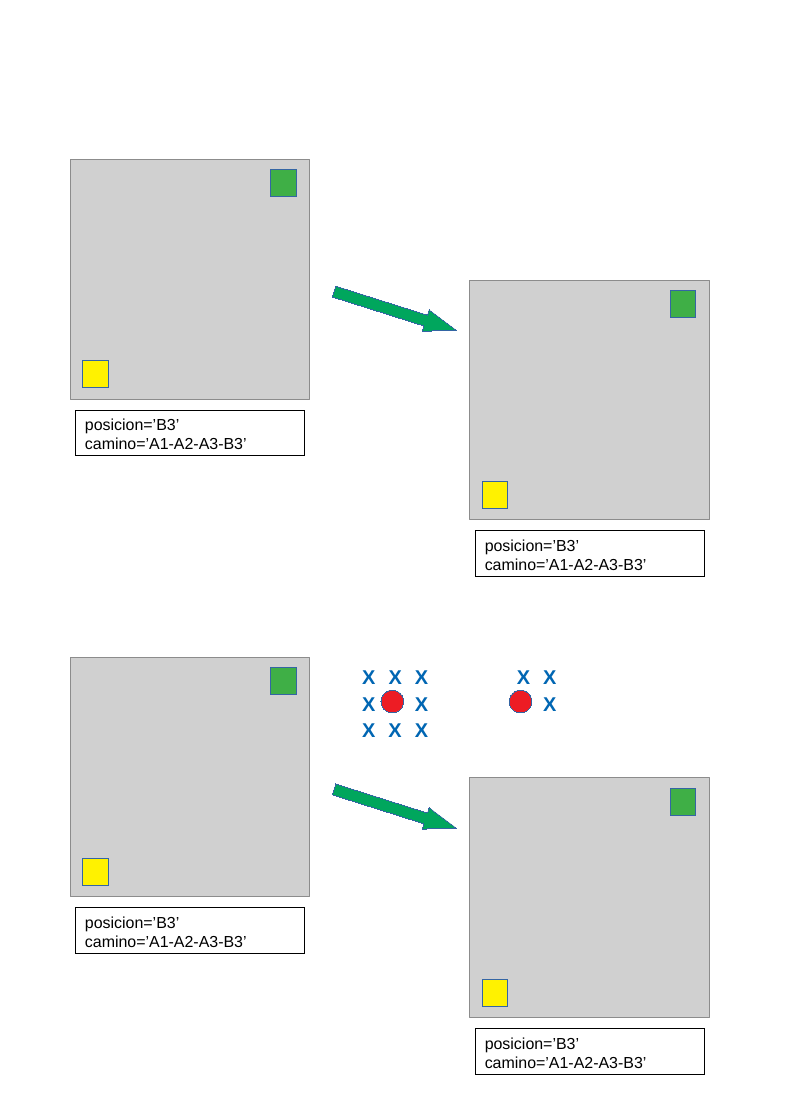
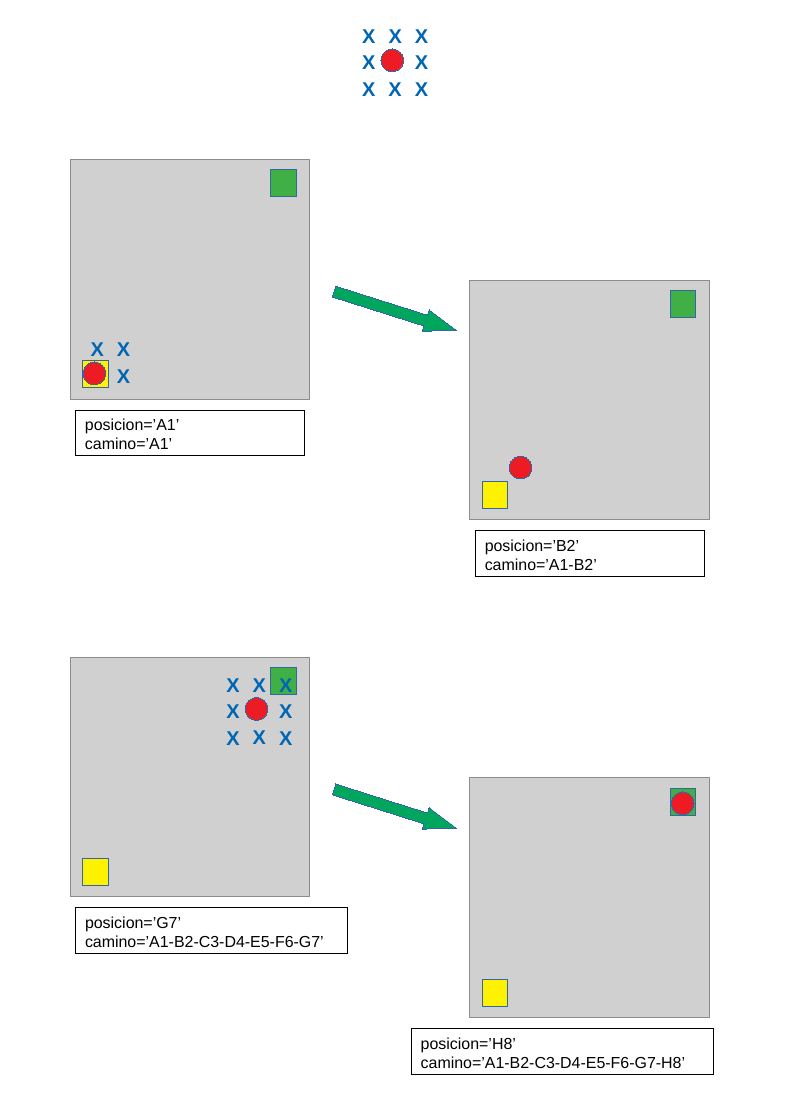
Before and after one commit to fabhrius/La-Cosa, a slide deck: slide 28 of capitulos/3 - Resolver un problema simple/Resolviendo un problema simple.odp. Drawn at 792x1120 pixels with LibreOffice and Linux fonts; fonts in the diff are those of the drawing; grey boxes stand for pictures. Boxes give left, top, right and bottom in pixels: in the first picture for what was removed or moved away, otherwise in the second. Text is boxed around its words. In the diff, an @@ line names an element or a change of style, - is before the commit and + after.

```diff
--- a/capitulos/3 - Resolver un problema simple/Resolviendo un problema simple.odp
+++ b/capitulos/3 - Resolver un problema simple/Resolviendo un problema simple.odp
@@ text "X": place and size @@
-text "X" at box(415, 670, 428, 684)
+text "X" at box(362, 29, 375, 43)
@@ text "X": place and size @@
-text "X" at box(388, 723, 401, 737)
+text "X" at box(389, 29, 402, 43)
@@ text "X": place and size @@
-text "X" at box(543, 670, 556, 684)
+text "X" at box(415, 29, 428, 43)
@@ text "X": place and size @@
-text "X" at box(362, 697, 375, 711)
+text "X" at box(362, 55, 375, 69)
@@ ellipse: place and size @@
-ellipse at box(381, 690, 404, 713)
+ellipse at box(381, 49, 404, 72)
@@ text added at box(415, 55, 428, 69), 15 pt, text #0066B3, bold @@
+X
@@ text "X": place and size @@
-text "X" at box(389, 670, 402, 684)
+text "X" at box(362, 82, 375, 96)
@@ text "X": place and size @@
-text "X" at box(543, 697, 556, 711)
+text "X" at box(388, 82, 401, 96)
@@ text "X": place and size @@
-text "X" at box(517, 670, 530, 684)
+text "X" at box(415, 82, 428, 96)
@@ text "X" rewrapped from box(362, 670, 375, 684) to box(91, 342, 104, 361) @@
@@ text "X": place and size @@
-text "X" at box(415, 697, 428, 711)
+text "X" at box(117, 342, 130, 356)
@@ text "X": place and size @@
-text "X" at box(362, 723, 375, 737)
+text "X" at box(117, 369, 130, 383)
@@ ellipse added at box(83, 362, 106, 385), fill #ED1C24, outline #3465A4 0 pt @@
@@ text in rectangle at box(85, 418, 179, 449): text changed @@
-posicion=’B3’
-camino=’A1-A2-A3-B3’
+posicion=’A1’
+camino=’A1’
@@ ellipse: place and size @@
-ellipse at box(509, 690, 532, 713)
+ellipse at box(509, 456, 532, 479)
@@ text in rectangle at box(485, 539, 597, 570): text changed @@
-posicion=’B3’
-camino=’A1-A2-A3-B3’
+posicion=’B2’
+camino=’A1-B2’
@@ text added at box(226, 678, 239, 692), 15 pt, text #0066B3, bold @@
+X
@@ text added at box(253, 678, 266, 692), 15 pt, text #0066B3, bold @@
+X
@@ text added at box(279, 678, 292, 696), 15 pt, text #0066B3, bold @@
+X
@@ text added at box(226, 704, 239, 718), 15 pt, text #0066B3, bold @@
+X
@@ ellipse added at box(245, 697, 268, 720), fill #ED1C24, outline #3465A4 0 pt @@
@@ text added at box(279, 704, 292, 718), 15 pt, text #0066B3, bold @@
+X
@@ text added at box(226, 731, 239, 745), 15 pt, text #0066B3, bold @@
+X
@@ text added at box(253, 730, 266, 744), 15 pt, text #0066B3, bold @@
+X
@@ text "X": place and size @@
-text "X" at box(415, 723, 428, 737)
+text "X" at box(279, 731, 292, 745)
@@ ellipse added at box(671, 792, 694, 815), fill #ED1C24, outline #3465A4 0 pt @@
@@ rectangle "posicion=’G7’": place and size @@
-rectangle "posicion=’G7’" at box(76, 908, 305, 954)
+rectangle "posicion=’G7’" at box(76, 908, 348, 953)
@@ text in rectangle at box(85, 916, 324, 947): text changed @@
-posicion=’B3’
-camino=’A1-A2-A3-B3’
+posicion=’G7’
+camino=’A1-B2-C3-D4-E5-F6-G7’
@@ rectangle "posicion=’H8’": place and size @@
-rectangle "posicion=’H8’" at box(475, 1029, 704, 1075)
+rectangle "posicion=’H8’" at box(411, 1029, 713, 1075)
@@ text in rectangle at box(421, 1037, 685, 1068): text changed @@
-posicion=’B3’
-camino=’A1-A2-A3-B3’
+posicion=’H8’
+camino=’A1-B2-C3-D4-E5-F6-G7-H8’
```
Also in this commit, not shown: 1 other file.
